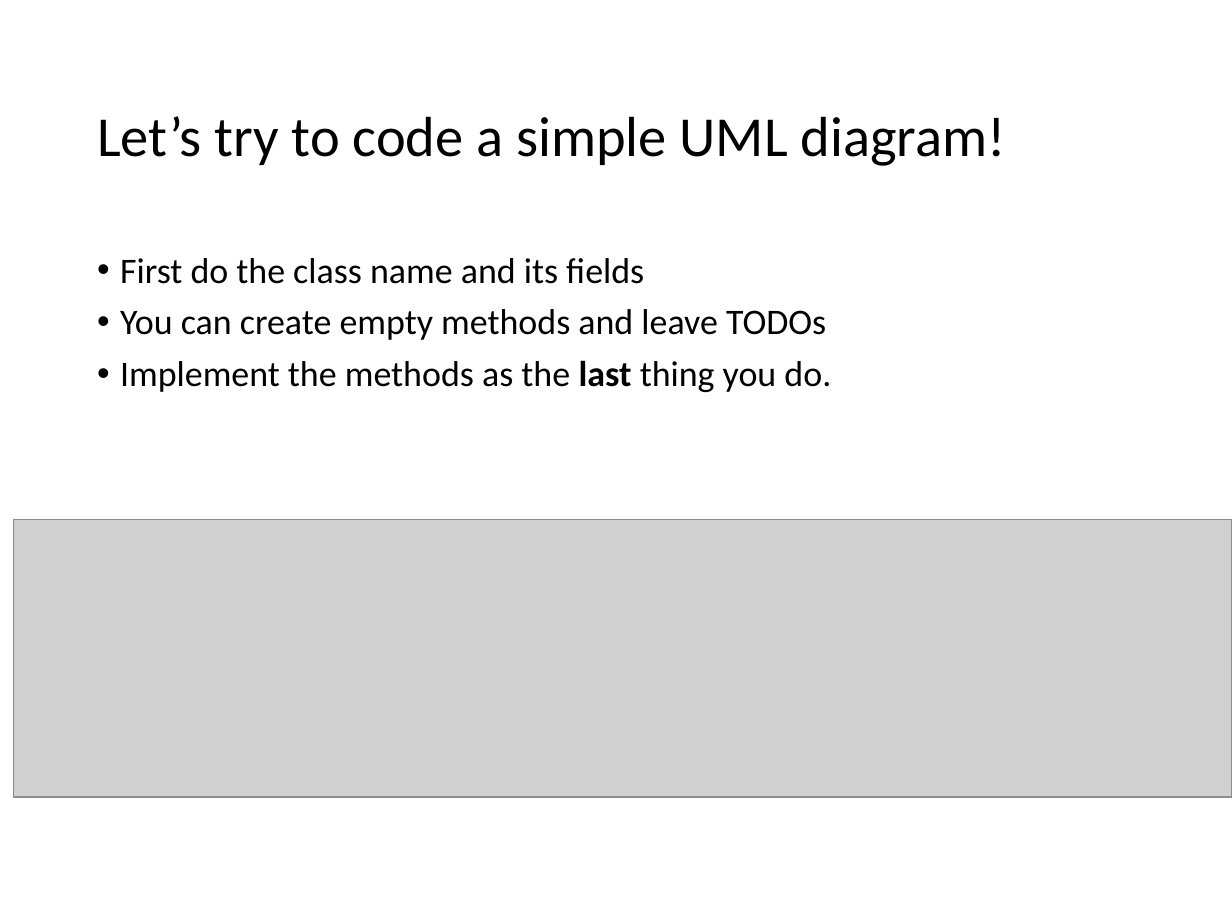
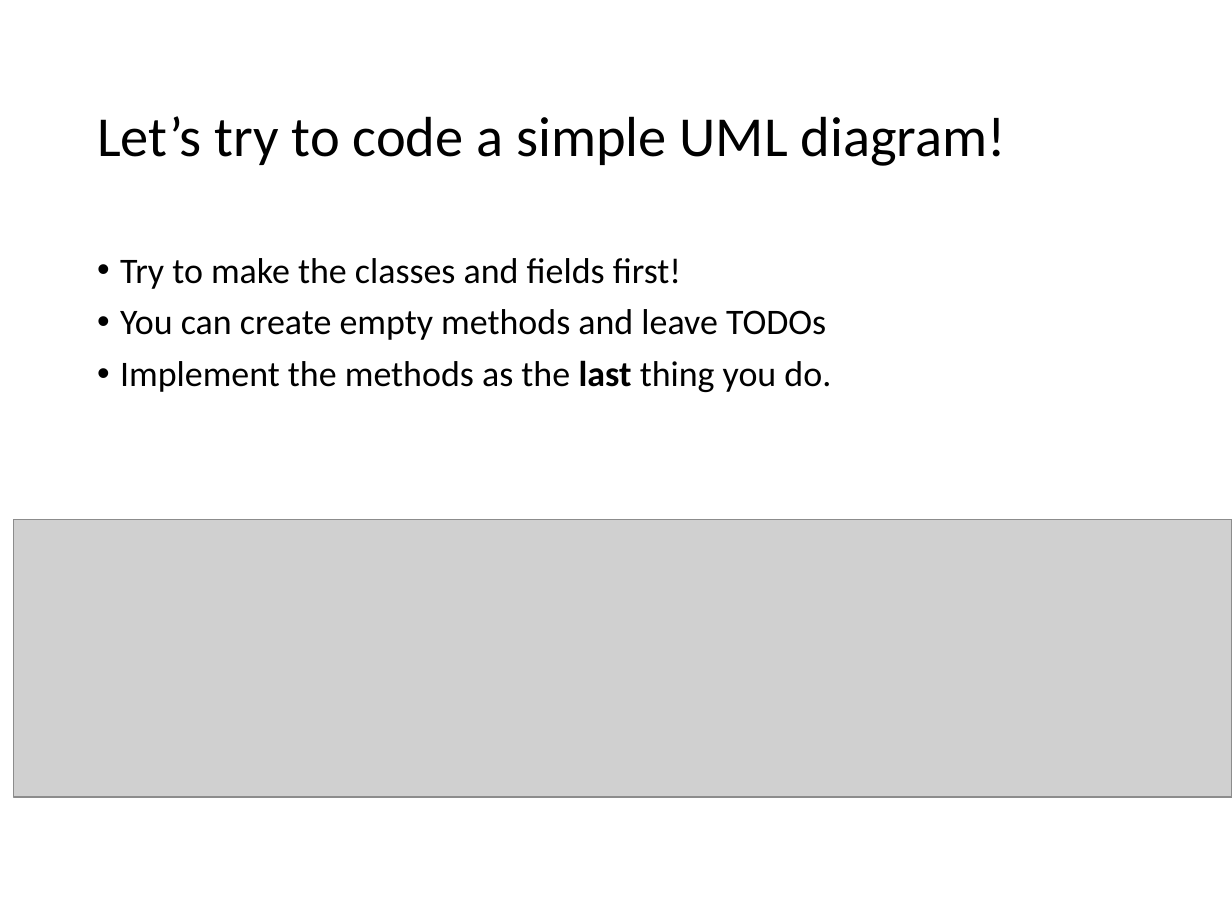
Before and after one commit to RHIT-CSSE/csse220, a slide deck: slide 8 of ClassMaterials/SETechniques/Slides/SoftwareEngineeringTechniques.pptx. Drawn at 1232x924 pixels with LibreOffice and Linux fonts; fonts in the diff are those of the drawing; grey boxes stand for pictures. Boxes give left, top, right and bottom in pixels: in the first picture for what was removed or moved away, otherwise in the second. Text is boxed around its words. In the diff, an @@ line names an element or a change of style, - is before the commit and + after.

Commit message:
revisions for first design lecture

```diff
--- a/ClassMaterials/SETechniques/Slides/SoftwareEngineeringTechniques.pptx
+++ b/ClassMaterials/SETechniques/Slides/SoftwareEngineeringTechniques.pptx
@@ text at box(120, 258, 681, 289): text changed @@
-• First do the class name and its fields
+• Try to make the classes and fields first!
```
Also in this commit, not shown: 7 other slides changed, 9 slides added, 6 slides removed.
